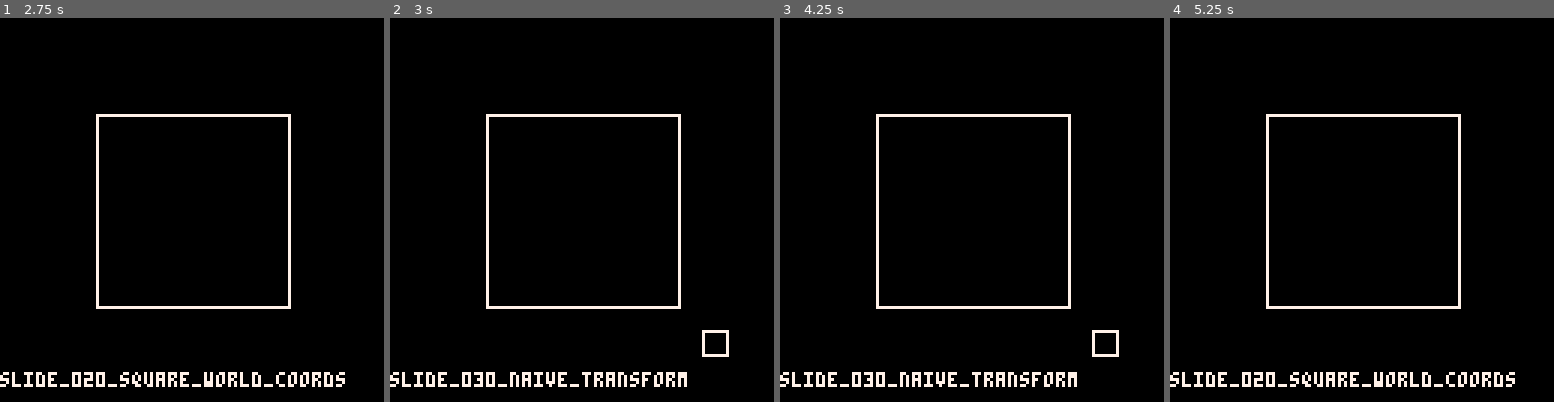
Above: before the commit, frames 1-4 (left to right).
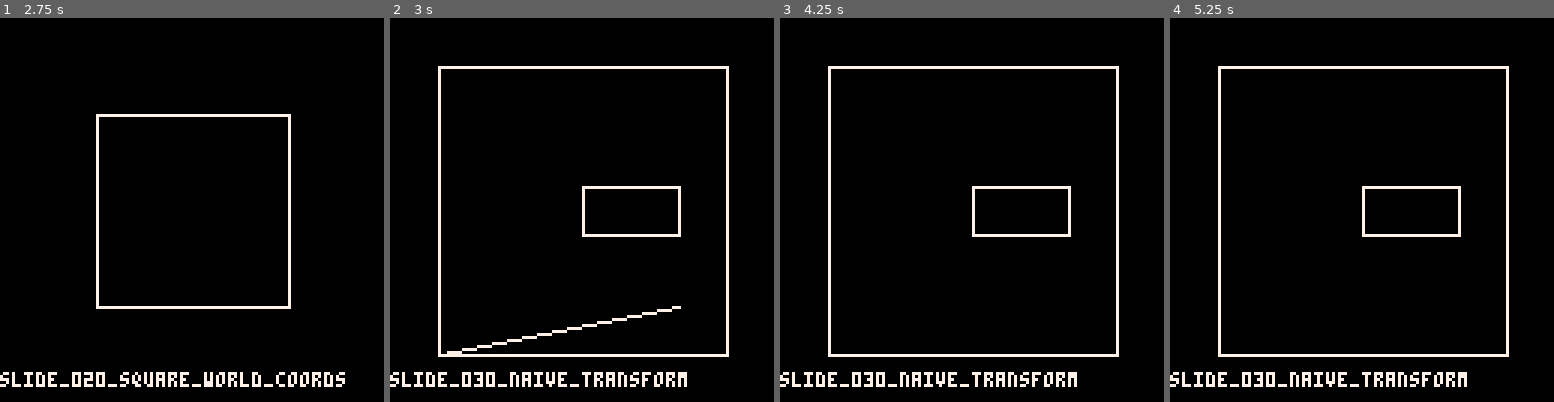
Above: after the commit, the same moments.

Repository: MiniMechMedia/pico8-games
Game: PICO-8 cartridge carts/graphics-with-pico8/game-template.p8
The game is run twice, just before and just after one commit, with the same random seed, the same clock (stepped at 60 frames per second) and the same inputs.
Inputs:
- Up to frame 1 (2.75 s): hold Right 1.6-2.1 s; hold Right from 2.47 s (still down)
- Up to frame 2 (3 s): keep holding Right
- Up to frame 3 (4.25 s): release Right at 3.03 s; hold Left 3.08-3.58 s; hold Right from 4.02 s (still down)
- Up to frame 4 (5.25 s): release Right at 4.68 s; hold Left from 5.08 s (still down)

Frame 1 is identical in both runs. In frame 2, 4.7% of the frame differs, in the area x 12-89%, y 12-89%; in frame 3, 4.3%; in frame 4, 5.1%, in the area x 12-90%, y 12-97%.

Commit message:
have partial transform support

Diff:
--- a/carts/graphics-with-pico8/game-template.p8
+++ b/carts/graphics-with-pico8/game-template.p8
@@ -12,11 +12,14 @@
 slide_020_square_world_coords = {draw = draw, name = 'slide_020_square_world_coords'}
 #include slide_030_naive_transform.lua
 slide_030_naive_transform = {draw = draw, name = 'slide_030_naive_transform'}
+#include slide_040_2d_transform.lua
+slide_040_2d_transform = {draw = draw, name = 'slide_040_2d_transform'}
 slides = {
 slide_010_naive_square,
 slide_015_naive_square2,
 slide_020_square_world_coords,
-slide_030_naive_transform
+slide_030_naive_transform,
+slide_040_2d_transform
 }
 -- END SLIDES
 
@@ -34,14 +37,17 @@
     end
 end
 
-function gameObject(mesh)
+function gameObject(mesh, transform)
 	-- We're cheating a little bit here...
 	-- TODO comment better
 	if type(mesh[1].x) == 'number' then
 		add(mesh, mesh[1])
 	end
+	transform = transform or {}
 	return {
-		mesh = mesh
+		mesh = mesh,
+		scale = transform.scale,
+		pos = transform.pos
 	}
 end
 
--- a/carts/graphics-with-pico8/slide_020_square_world_coords.lua
+++ b/carts/graphics-with-pico8/slide_020_square_world_coords.lua
@@ -11,7 +11,8 @@
     }
 
     for _, vertex in ipairs(vertices) do
-        line(vertex.x * SCALE + OFFSET,
-             vertex.y * SCALE + OFFSET)
+        screen_x = vertex.x * SCALE + OFFSET
+        screen_y = vertex.y * SCALE + OFFSET
+        line(screen_x, screen_y)
     end
 end
--- a/carts/graphics-with-pico8/slide_030_naive_transform.lua
+++ b/carts/graphics-with-pico8/slide_030_naive_transform.lua
@@ -2,18 +2,19 @@
 function draw()
     local SCALE = 32
     local OFFSET = 64
+
     local objects = {
         gameObject({
-            {x = -1, y = 1},
-            {x = -1, y = -1},
-            {x = 1, y = -1},
-            {x = 1, y = 1}
+            {x = -1.5, y = 1.5},
+            {x = -1.5, y = -1.5},
+            {x = 1.5, y = -1.5},
+            {x = 1.5, y = 1.5}
         }),
         gameObject({
-            {x = 1.5, y = 1.25},
-            {x = 1.25, y = 1.25},
-            {x = 1.25, y = 1.5},
-            {x = 1.5, y = 1.5},
+            {x = 0, y = .25},
+            {x = 0, y = -.25},
+            {x = 1, y = -.25},
+            {x = 1, y = .25}
         })
     }
 
--- /dev/null
+++ b/carts/graphics-with-pico8/slide_040_2d_transform.lua
@@ -0,0 +1,41 @@
+
+function draw()
+    local SCALE = 32
+    local OFFSET = 64
+
+    unit_square_mesh = {
+        {x = -1, y = 1},
+        {x = -1, y = -1},
+        {x = 1, y = -1},
+        {x = 1, y = 1}
+    }
+
+    local objects = {
+        gameObject(unit_square_mesh,
+            {
+                scale={x=1.5, y=1.5},
+                pos={x=0,y=0}
+            }
+        ),
+        gameObject(unit_square_mesh,
+            {
+                scale={x=.5, y=.25},
+                pos={x=.5,y=0}
+            }
+        )
+    }
+
+    for obj in all(objects) do
+        for vertex in all(obj.mesh) do
+            world_x = vertex.x * obj.scale.x + obj.pos.x
+            world_y = vertex.y * obj.scale.y + obj.pos.y
+
+            screen_x = world_x * SCALE + OFFSET
+            screen_y = world_y * SCALE + OFFSET
+
+            line(screen_x, screen_y)
+        end
+        line()
+    end
+
+end
Not shown, changed: carts/graphics-with-pico8/README.md
